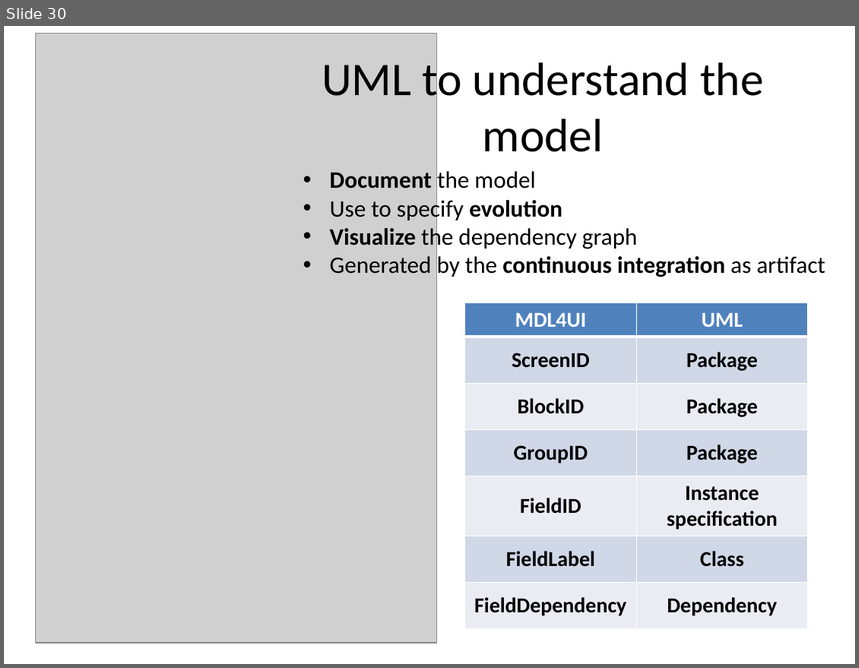
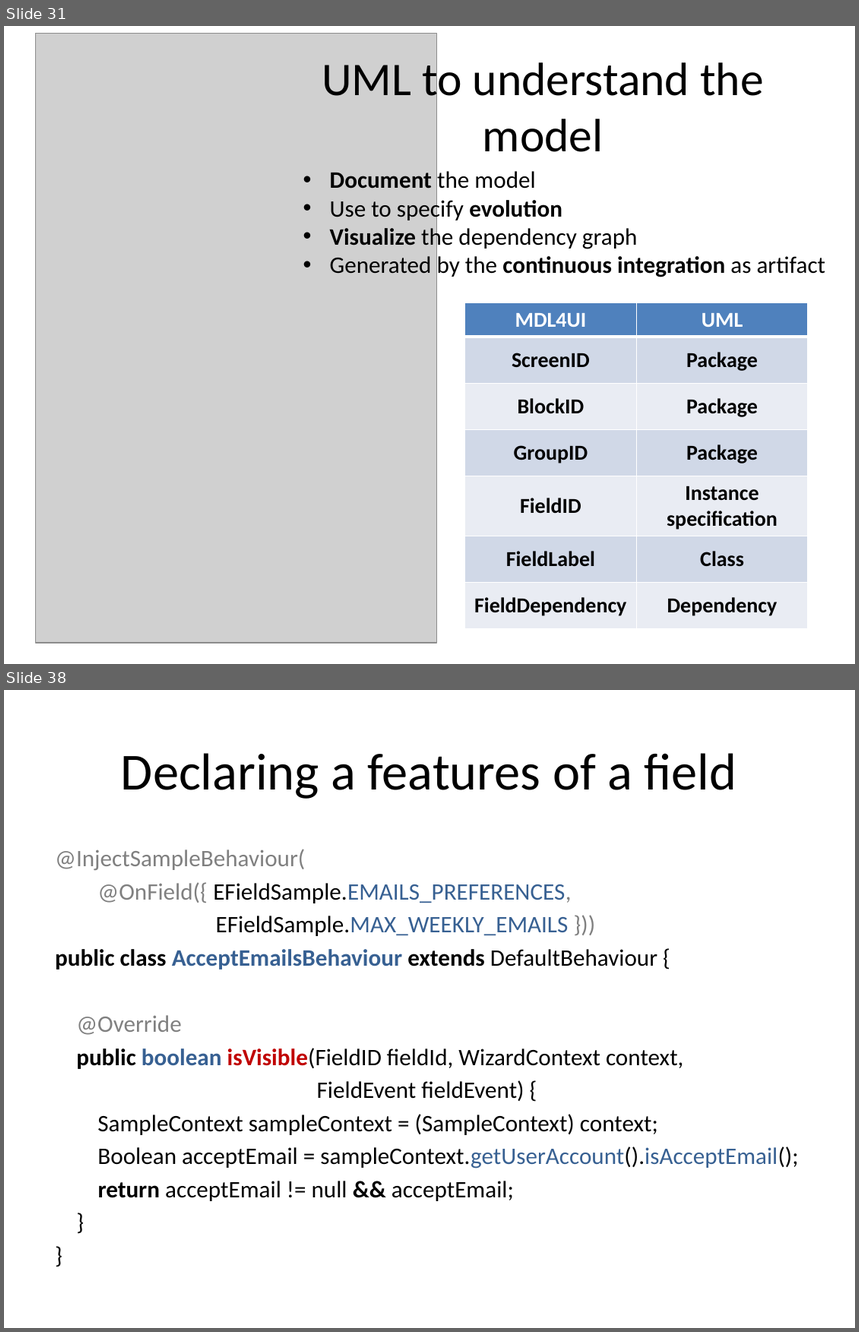
Before and after one commit to lesfurets/mdl4ui, a slide deck: mdl4ui-docs/mdl4ui_cg2013.pptx. Shown one above the other, each under a label of ours: slide 30 before the commit, slides 31 and 38 after it; the slides between them are not shown. The pictures are 859x668 and 859x1332 pixels, drawn with LibreOffice and Linux fonts; fonts in the diff are those of the drawing; grey boxes stand for pictures. Boxes give left, top, right and bottom in pixels: in the first picture for what was removed or moved away, otherwise in the second. Text is boxed around its words. In the diff, an @@ line names an element or a change of style, - is before the commit and + after.

Commit message:
added features API slides

```diff
--- a/mdl4ui-docs/mdl4ui_cg2013.pptx
+++ b/mdl4ui-docs/mdl4ui_cg2013.pptx
@@ slide 38 added at <box>4,690,855,1328</box>, background #FFFFFF @@
@@ title added at <box>121,753,737,799</box>, 44 pt, text #000000 @@
+Declaring a features of a field
@@ text added at <box>55,849,798,1201</box>, 20 pt, text #000000 @@
+@InjectSampleBehaviour(
+@OnField({ EFieldSample.EMAILS_PREFERENCES,
+EFieldSample.MAX_WEEKLY_EMAILS }))
+public class AcceptEmailsBehaviour extends DefaultBehaviour {
+@Override
+public boolean isVisible(FieldID fieldId, WizardContext context,
+FieldEvent fieldEvent) {
+SampleContext sampleContext = (SampleContext) context;
+Boolean acceptEmail = sampleContext.getUserAccount().isAcceptEmail();
+return acceptEmail != null && acceptEmail;
+}
+}
@@ what was slide 30 is now slide 31 @@
```
Also in this commit, not shown: 6 slides changed, 8 other slides added, 1 slide removed.
